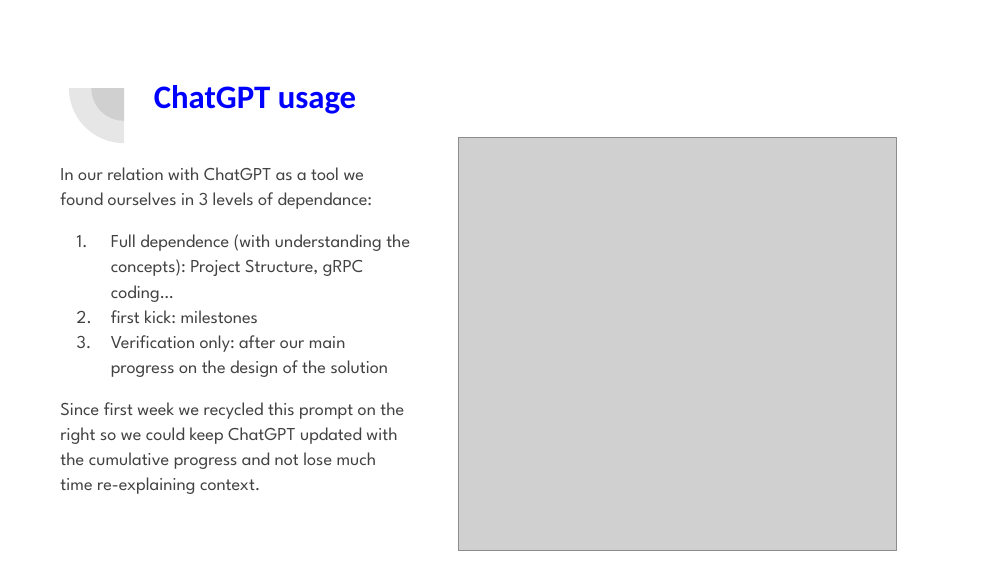
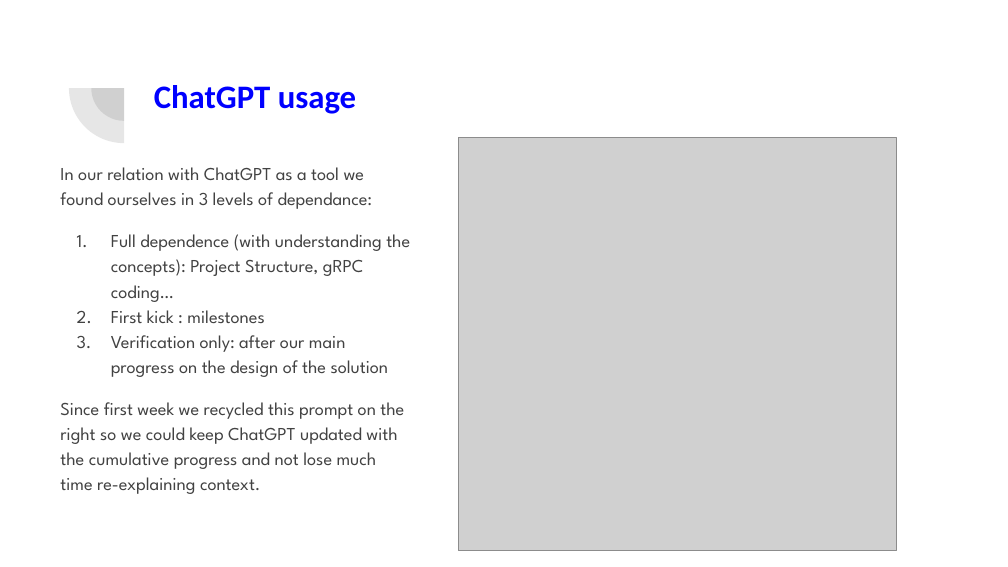
Before and after one commit to mmsellam/332project, a slide deck: slide 5 of Mid-time project presentation.pptx. Drawn at 1008x567 pixels with LibreOffice and Linux fonts; fonts in the diff are those of the drawing; grey boxes stand for pictures. Boxes give left, top, right and bottom in pixels: in the first picture for what was removed or moved away, otherwise in the second. Text is boxed around its words. In the diff, an @@ line names an element or a change of style, - is before the commit and + after.

```diff
--- a/Mid-time project presentation.pptx
+++ b/Mid-time project presentation.pptx
@@ text at <box>111,310,264,323</box>: text changed @@
-2. first kick: milestones
+2. First kick : milestones
```
Also in this commit, not shown: 7 other slides changed, 1 slide removed, 2 other files.
